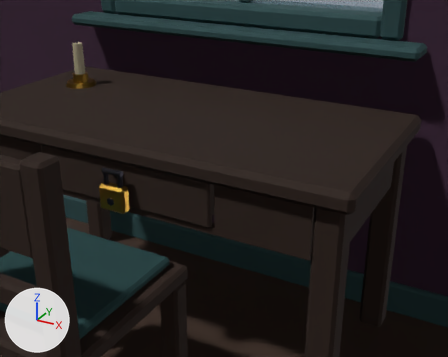
The Blender file blender/level-0.blend as it was, and as the next commit left it.
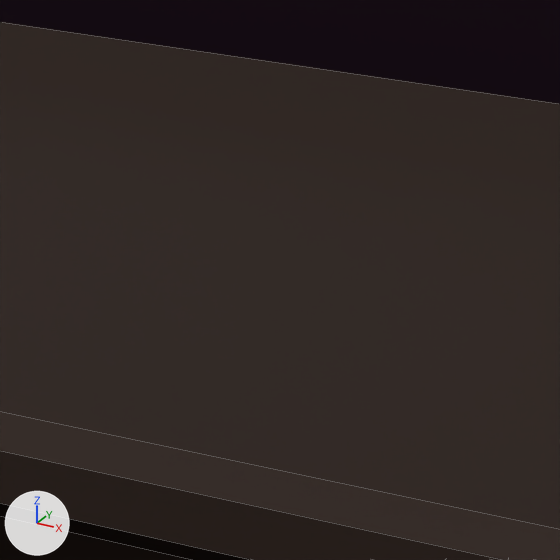
Each version is shown from a 50 mm camera at (1.061, 0.479, 1.393) aimed at (0.331, 1.806, 0.729), then close up on the part from 52% to 77% of the width and 23% to 55% of the height. The lights are fixed; the arrows at lower left show +X, +Y and +Z. The older version's two pictures come first. The close-ups show mesh edges as thin lines.

In view in the first close-up: 'Desk', 'Wall_N'.
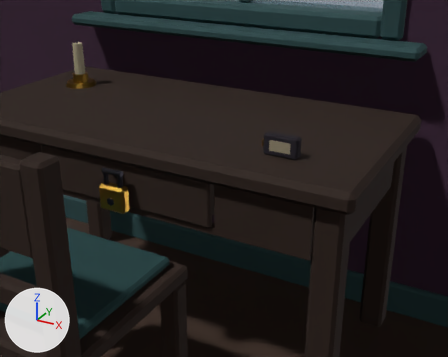
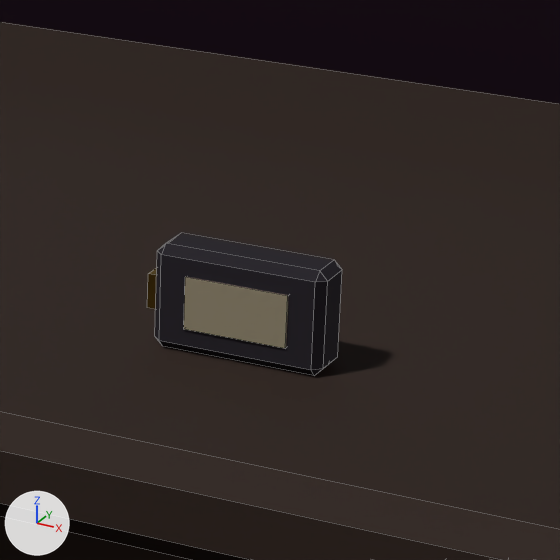
What changed in the scene script:
```text
Add me_pickup_battery_desk:
    me_pickup_battery_desk.from_pydata(...)  # 40 vertices, 38 faces; spans x -0.056..0.05, y -0.016..0.016, z 0.0..0.06
    # faces by material slot: [26, 6, 6]
    me_pickup_battery_desk.materials.append(mat_clay_dark)  # dark grey #2b2630
    me_pickup_battery_desk.materials.append(mat_card_cream)  # beige #b9ad90
    me_pickup_battery_desk.materials.append(mat_metal_brass)  # brown #b08d3c
Add ob_pickup_battery_desk:
    ob_pickup_battery_desk = bpy.data.objects.new('Pickup_Battery_Desk', me_pickup_battery_desk)
    ob_pickup_battery_desk.location = (0.45, 1.91, 0.78)
```

What differs and where, as boxes (x1, y1, x2, y2) in the close-ups (560 x 560 px):
'Pickup_Battery_Desk', added: after (147, 233, 342, 376)
    faces in mat_clay_dark (dark grey #2b2630): (155, 233, 342, 376)
    faces in mat_card_cream (beige #b9ad90): (184, 277, 288, 348)
    faces in mat_metal_brass (brown #b08d3c): (147, 268, 157, 309)
